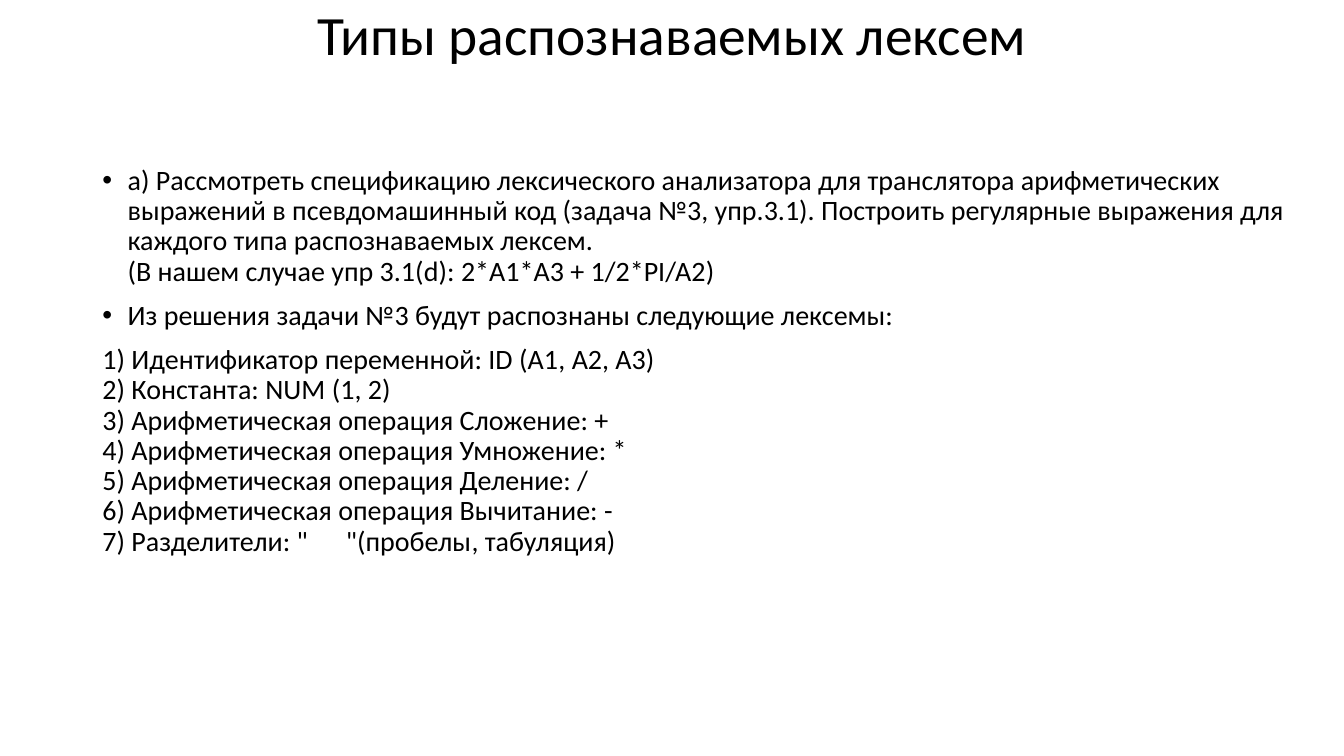
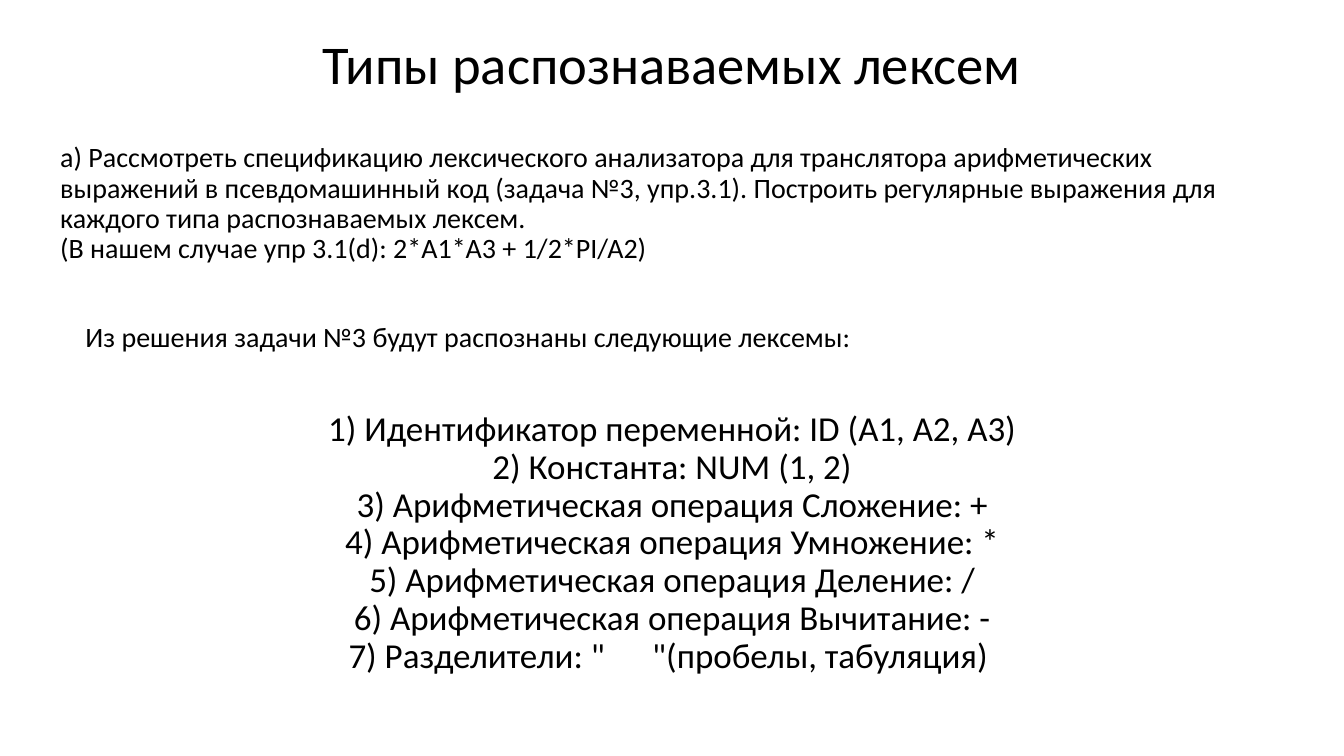
Before and after one commit to goddamnteam/korzun, a slide deck: slide 3 of task5.pptx. Drawn at 1344x756 pixels with LibreOffice and Linux fonts; fonts in the diff are those of the drawing. Boxes give left, top, right and bottom in pixels: in the first picture for what was removed or moved away, otherwise in the second. Text is boxed around its words. In the diff, an @@ line names an element or a change of style, - is before the commit and + after.

```diff
--- a/task5.pptx
+++ b/task5.pptx
@@ title "Типы распознаваемых лексем": place and size @@
-title "Типы распознаваемых лексем" at <box>318,19,1026,64</box>
+title "Типы распознаваемых лексем" at <box>323,49,1021,93</box>
@@ title "Типы распознаваемых лексем" at <box>323,49,1021,93</box>: size 39.6 to 39 pt @@
@@ text "а) Рассмотреть спецификацию лексического анализатора ...": place and size @@
-text "а) Рассмотреть спецификацию лексического анализатора ..." at <box>102,169,1283,556</box>
+text "а) Рассмотреть спецификацию лексического анализатора ..." at <box>60,146,1216,674</box>
@@ text "а) Рассмотреть спецификацию лексического анализатора ..." at <box>60,146,1216,674</box>: size 20 to 25 pt in "1) Идентификатор переменной: ID (А1, A2, A3) ..."; bullet • to none; list level 1 to 2 in "Из решения задачи №3 будут ..."; alignment left to centre @@
```
Also in this commit, not shown: 15 other slides changed.
